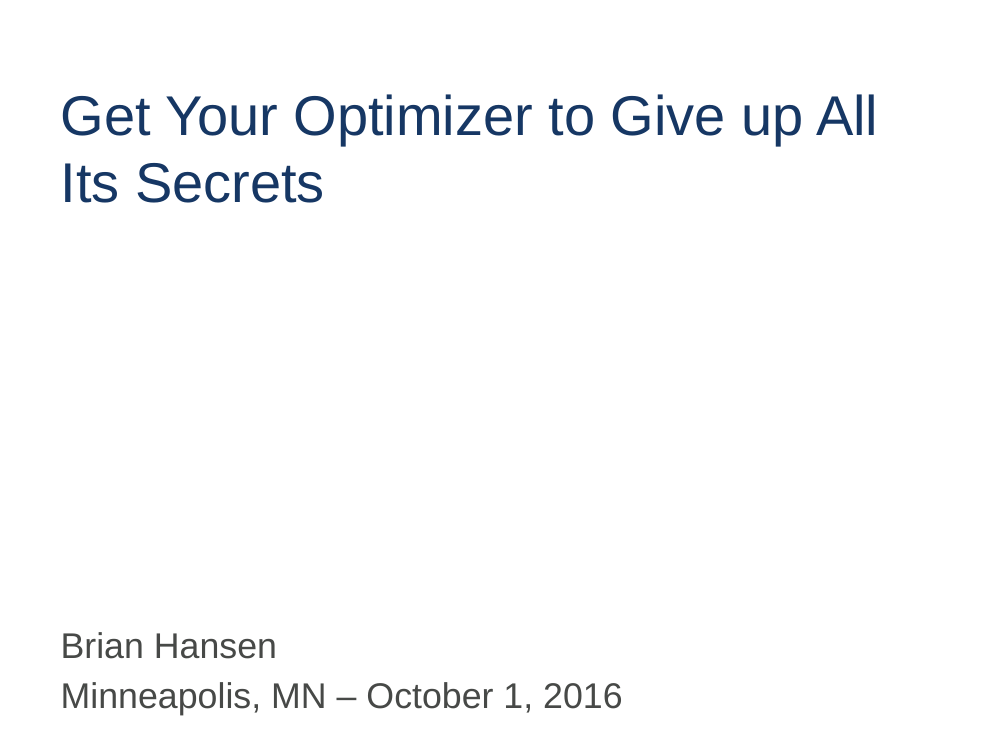
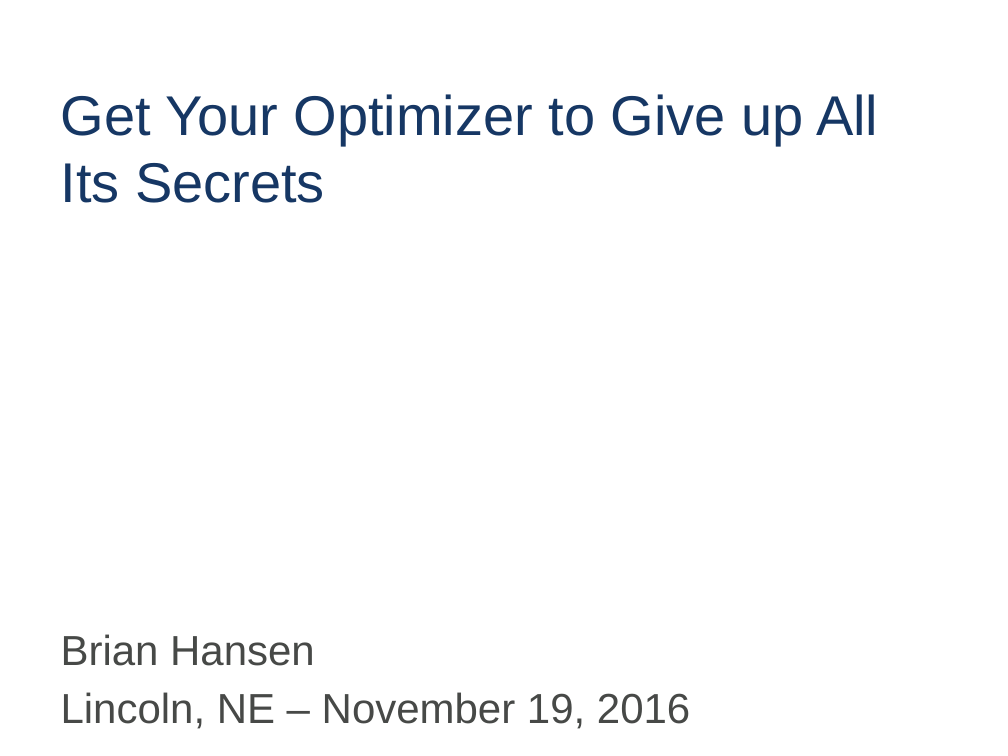
Before and after one commit to tf3604/OptimizerPresentation, a slide deck: slide 1 of Optimizer.pptx. Drawn at 1008x756 pixels with LibreOffice and Linux fonts; fonts in the diff are those of the drawing; background and template pictures are left out. Boxes give left, top, right and bottom in pixels: in the first picture for what was removed or moved away, otherwise in the second. Text is boxed around its words. In the diff, an @@ line names an element or a change of style, - is before the commit and + after.

```diff
--- a/Optimizer.pptx
+++ b/Optimizer.pptx
@@ text at box(61, 634, 315, 666): size 25.5 to 30 pt in "Brian Hansen" @@
@@ text at box(61, 692, 690, 729): text changed; size 25.5 to 30 pt @@
-Minneapolis, MN – October 1, 2016
+Lincoln, NE – November 19, 2016
```
Also in this commit, not shown: 1 other slide changed, 1 other file.
